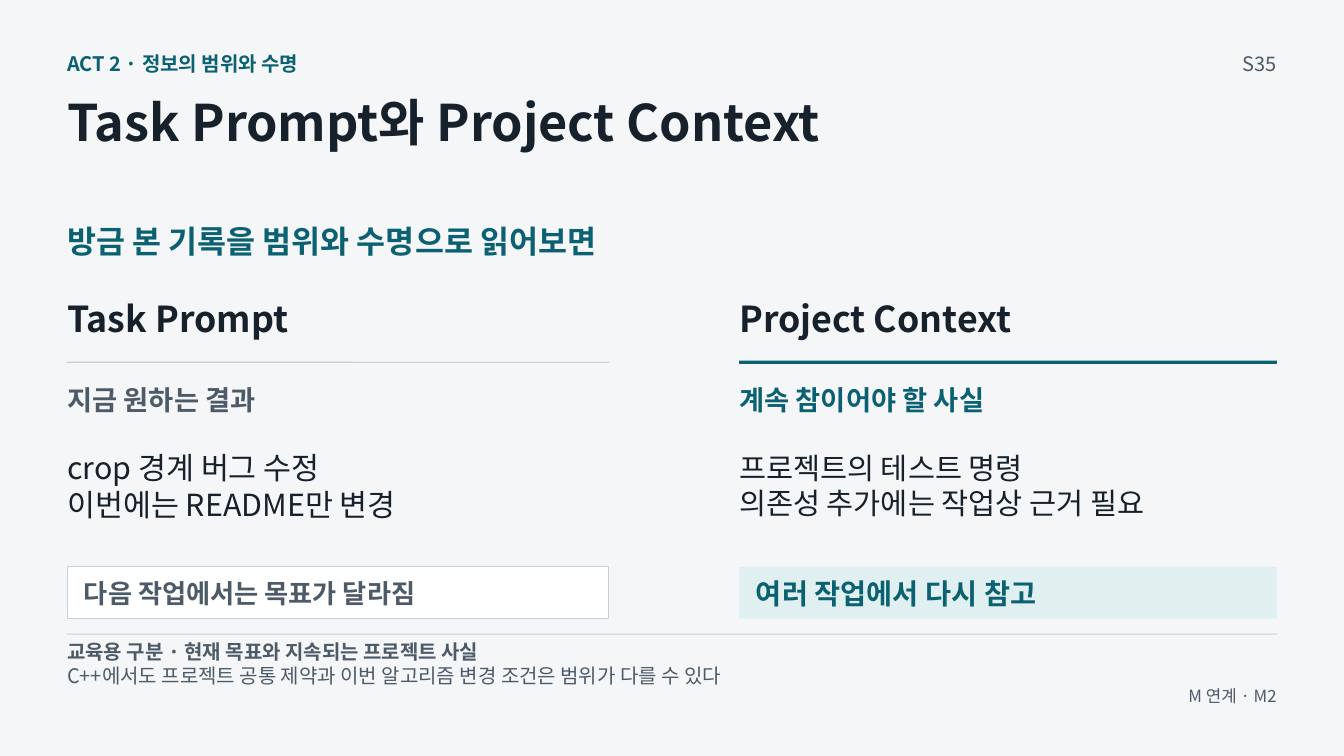
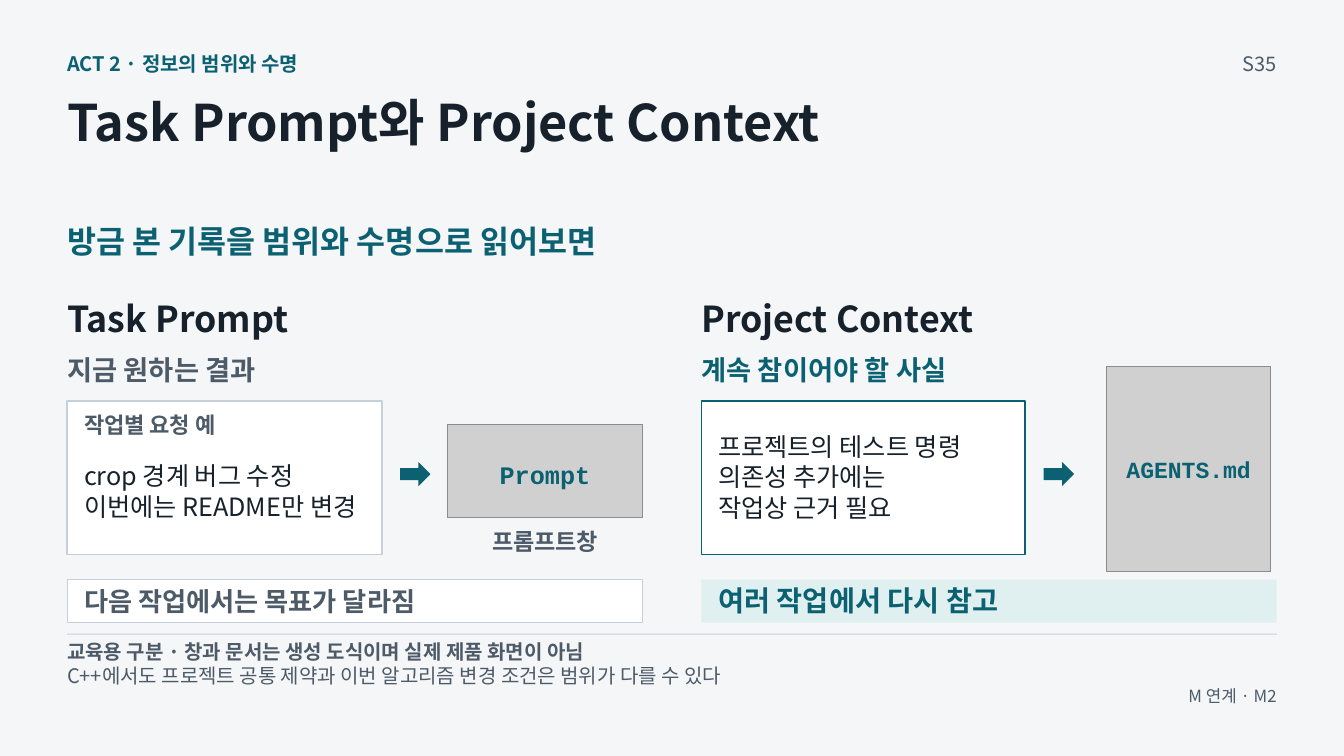
Before and after one commit to GideokKim/ai-dev-training, a slide deck: slide 4 of production/ACT_2.pptx. Drawn at 1344x756 pixels with LibreOffice and Linux fonts; fonts in the diff are those of the drawing; grey boxes stand for pictures. Boxes give left, top, right and bottom in pixels: in the first picture for what was removed or moved away, otherwise in the second. Text is boxed around its words. In the diff, an @@ line names an element or a change of style, - is before the commit and + after.

```diff
--- a/production/ACT_2.pptx
+++ b/production/ACT_2.pptx
@@ text "Project Context": place and size @@
-text "Project Context" at <box>739,303,1011,340</box>
+text "Project Context" at <box>701,303,973,340</box>
@@ text "지금 원하는 결과": place and size @@
-text "지금 원하는 결과" at <box>67,387,255,413</box>
+text "지금 원하는 결과" at <box>67,357,255,383</box>
@@ text "계속 참이어야 할 사실": place and size @@
-text "계속 참이어야 할 사실" at <box>739,387,984,413</box>
+text "계속 참이어야 할 사실" at <box>701,357,946,383</box>
@@ line removed from (68, 362) to (609, 362) @@
@@ line removed from (739, 362) to (1277, 362) @@
@@ picture added at <box>1107,367,1270,572</box> @@
@@ rectangle added at <box>68,401,382,555</box>, fill #FFFFFF, outline #C7D0DA 1.13 pt @@
@@ text added at <box>84,414,215,435</box>, 15.8 pt, text #4D5A68, bold @@
+작업별 요청 예
@@ rectangle added at <box>702,401,1025,555</box>, fill #FFFFFF, outline #0B6172 1.13 pt @@
@@ text "프로젝트의 테스트 명령": place and size @@
-text "프로젝트의 테스트 명령" at <box>739,454,1144,517</box>
+text "프로젝트의 테스트 명령" at <box>718,435,961,519</box>
@@ picture added at <box>448,424,643,518</box> @@
@@ text at <box>718,435,961,458</box>: size 21 to 18 pt in "프로젝트의 테스트 명령" @@
@@ text "crop 경계 버그 수정": place and size @@
-text "crop 경계 버그 수정" at <box>67,454,396,519</box>
+text "crop 경계 버그 수정" at <box>84,464,356,518</box>
@@ text "crop 경계 버그 수정" at <box>84,464,356,518</box>: size 21.8 to 18 pt @@
@@ right arrow added at <box>400,462,431,486</box>, fill #0B6172 @@
@@ text added at <box>500,467,591,490</box>, 18 pt, text #0B6172, bold @@
+Prompt
@@ text at <box>718,465,891,519</box>: text changed; size 21 to 18 pt @@
-의존성 추가에는 작업상 근거 필요
+의존성 추가에는
+작업상 근거 필요
@@ right arrow added at <box>1044,462,1074,486</box>, fill #0B6172 @@
@@ text added at <box>1126,461,1250,479</box>, 16.5 pt, text #0B6172, bold @@
+AGENTS.md
@@ text added at <box>492,530,598,552</box>, 16.5 pt, text #4D5A68, bold @@
+프롬프트창
@@ rectangle: place and size @@
-rectangle at <box>68,567,610,618</box>
+rectangle at <box>68,580,643,623</box>
@@ text "다음 작업에서는 목표가 달라짐": place and size @@
-text "다음 작업에서는 목표가 달라짐" at <box>84,581,415,606</box>
+text "다음 작업에서는 목표가 달라짐" at <box>84,589,415,614</box>
@@ rectangle: place and size @@
-rectangle at <box>739,567,1276,618</box>
+rectangle at <box>702,580,1277,623</box>
@@ text "여러 작업에서 다시 참고": place and size @@
-text "여러 작업에서 다시 참고" at <box>756,580,1036,607</box>
+text "여러 작업에서 다시 참고" at <box>718,587,998,614</box>
@@ text at <box>67,642,584,661</box>: text changed @@
-교육용 구분 · 현재 목표와 지속되는 프로젝트 사실
+교육용 구분 · 창과 문서는 생성 도식이며 실제 제품 화면이 아님
```
Also in this commit, not shown: 20 other files.
